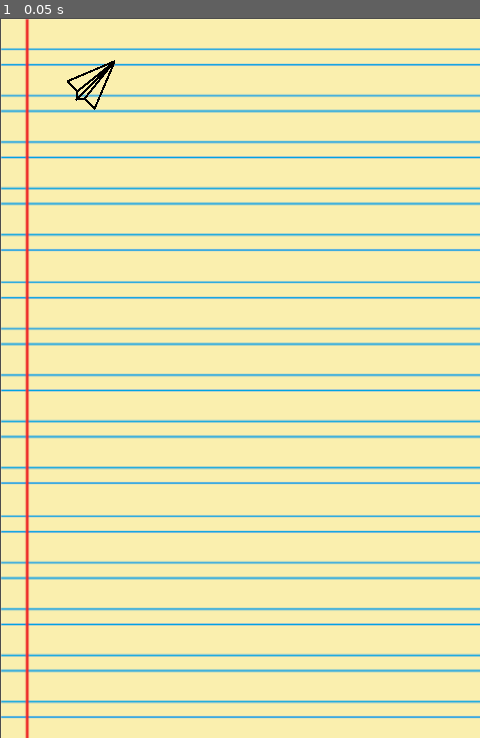
Above: before the commit, frame 1.
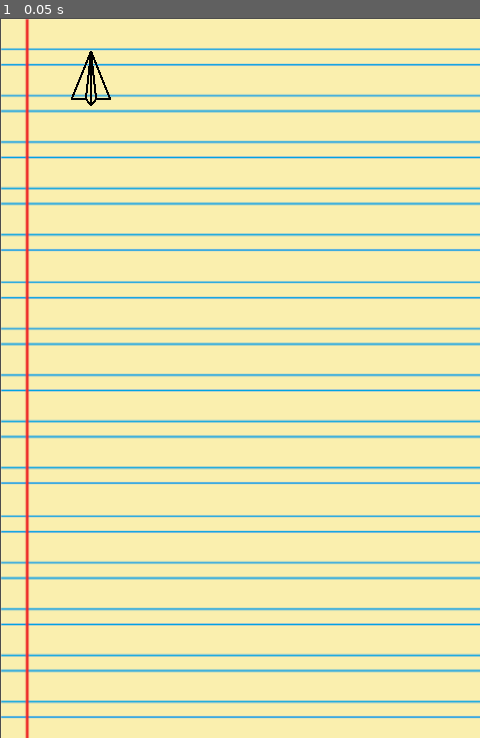
Above: after the commit, the same moment.

Repository: BorkerBrother/Paper_Plane_Game
Game: Godot game, scene res://world.tscn
Same seed, same stepped clock (60 frames per second), same inputs: the game is played once before the commit and once after it.
Inputs:
- Up to frame 1 (0.05 s): no input

The runs differ from the first frame. In frame 1, 0.2% of the frame differs, in the area x 13-24%, y 4-13%.

Commit message:
rotation

Diff:
--- a/Game/player.tscn
+++ b/Game/player.tscn
@@ -5,9 +5,17 @@
 [sub_resource type="GDScript" id="GDScript_rncop"]
 script/source = "extends Area2D
 
-@export var speed = 400 # How fast the player will move (pixels/sec).
+@export var speed = 200 # How fast the player will move (pixels/sec).
+@export var rotation_speed = 20.0
+var rotation_direction = 0.0
 var screen_size # Size of the game window.
+var velocity = Vector2.ZERO
+var testrotation_angle = 0.0 # rotationswinkel pro frame
 
+func get_input():
+	rotation_direction = Input.get_axis(\"move_left\", \"move_right\")
+	velocity = transform.x.rotated(-PI*1.0/4.0) * Input.get_axis(\"move_down\", \"move_up\") * speed
+	# transform.x zeigt nach \"vorne\" aus Sicht des Players, das stimmt erst nach rotated() mit Asset ueberein
 # Called when the node enters the scene tree for the first time.
 func _ready():
 	screen_size = get_viewport_rect().size
@@ -15,19 +23,12 @@
 
 # Called every frame. 'delta' is the elapsed time since the previous frame.
 func _process(delta):
-	var velocity = Vector2.ZERO # The player's movement vector.
-	if Input.is_action_pressed(\"move_right\"):
-		velocity.x += 1
-	if Input.is_action_pressed(\"move_left\"):
-		velocity.x -= 1
-	if Input.is_action_pressed(\"move_down\"):
-		velocity.y += 1
-	if Input.is_action_pressed(\"move_up\"):
-		velocity.y -= 1
-
+	get_input()
+	testrotation_angle = rotation_direction * rotation_speed# * delta
+	rotate(testrotation_angle/360)
 	if velocity.length() > 0:
 		velocity = velocity.normalized() * speed
-
+		print(position)
 	position += velocity * delta
 	position = position.clamp(Vector2.ZERO, screen_size)
 "
@@ -37,6 +38,7 @@
 
 [node name="Area2D" type="Area2D"]
 position = Vector2(248, 279)
+rotation = -0.785398
 script = SubResource("GDScript_rncop")
 metadata/_edit_group_ = true
 
